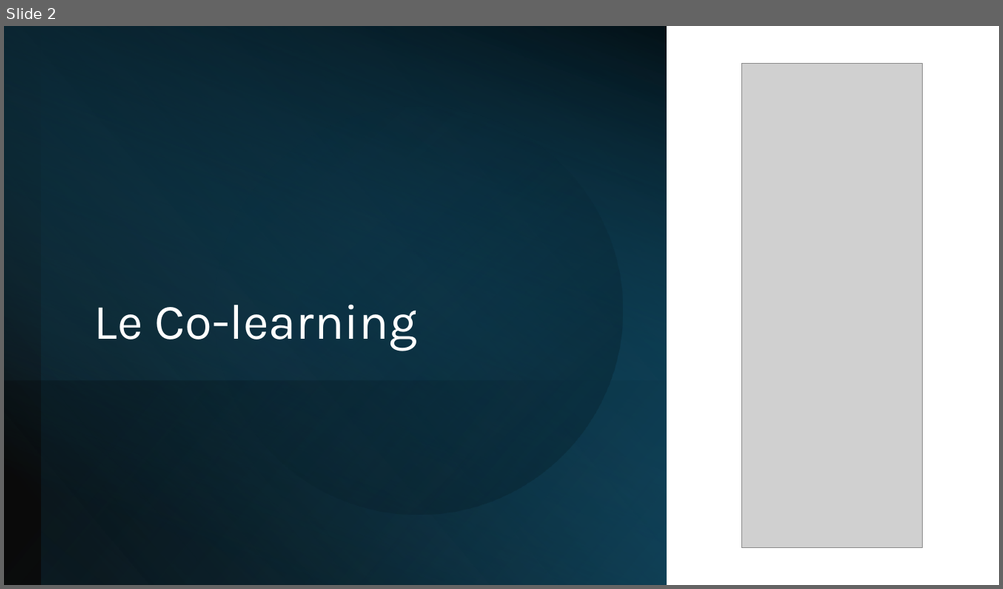
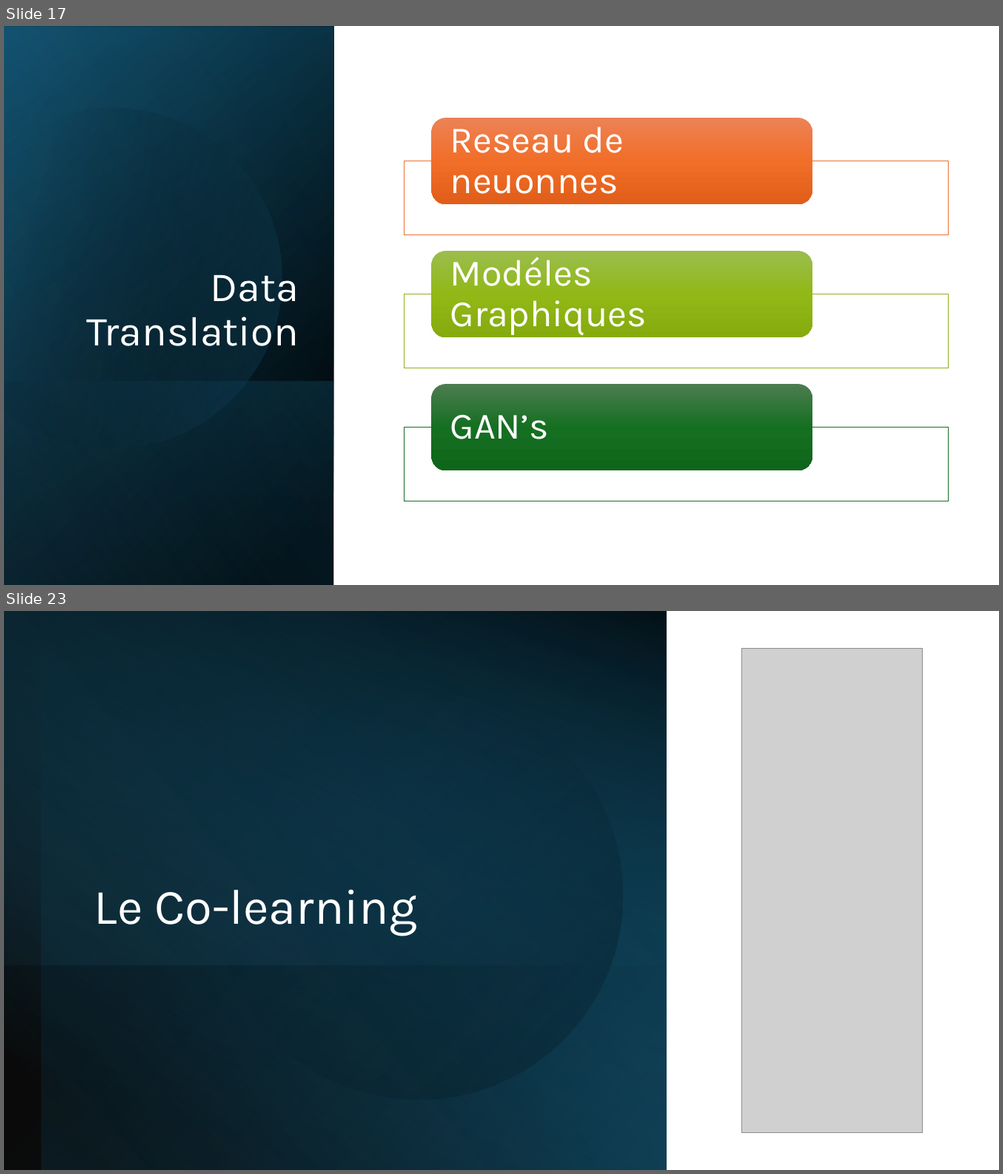
Before and after one commit to IzowRM/Stage-Cetic, a slide deck: Doc Slide/Slide Jeudi 11_09.pptx. Shown one above the other, each under a label of ours: slide 2 before the commit, slides 17 and 23 after it; the slides between them are not shown. The pictures are 1003x589 and 1003x1174 pixels, drawn with LibreOffice and Linux fonts; fonts in the diff are those of the drawing; grey boxes stand for pictures. Boxes give left, top, right and bottom in pixels: in the first picture for what was removed or moved away, otherwise in the second. Text is boxed around its words. In the diff, an @@ line names an element or a change of style, - is before the commit and + after.

```diff
--- a/Doc Slide/Slide Jeudi 11_09.pptx
+++ b/Doc Slide/Slide Jeudi 11_09.pptx
@@ slide 17 added at (4, 26, 999, 585), background #FFFFFF @@
@@ rectangle added at (4, 26, 334, 585), fill gradient #000000 to #104862 @@
@@ rectangle added at (4, 27, 334, 585), fill gradient #000000 to #156082 @@
@@ rectangle added at (4, 26, 334, 585), fill gradient #000000 to #46B1E1 @@
@@ freeform shape added at (4, 67, 323, 483), fill gradient #000000 to #156082 @@
@@ title added at (86, 275, 299, 346), 40 pt, text #FFFFFF @@
+Data Translation
@@ rectangle added at (4, 381, 334, 585), fill gradient #156082 to #000000 @@
@@ group added at (404, 118, 948, 501): 3 rectangles, 3 rounded rectangles, 3 texts @@
+Reseau de neuonnes
+Modéles Graphiques
+GAN’s
@@ what was slide 2 is now slide 23 @@
```
Also in this commit, not shown: 21 other slides added, 1 slide removed, 2 other files.
